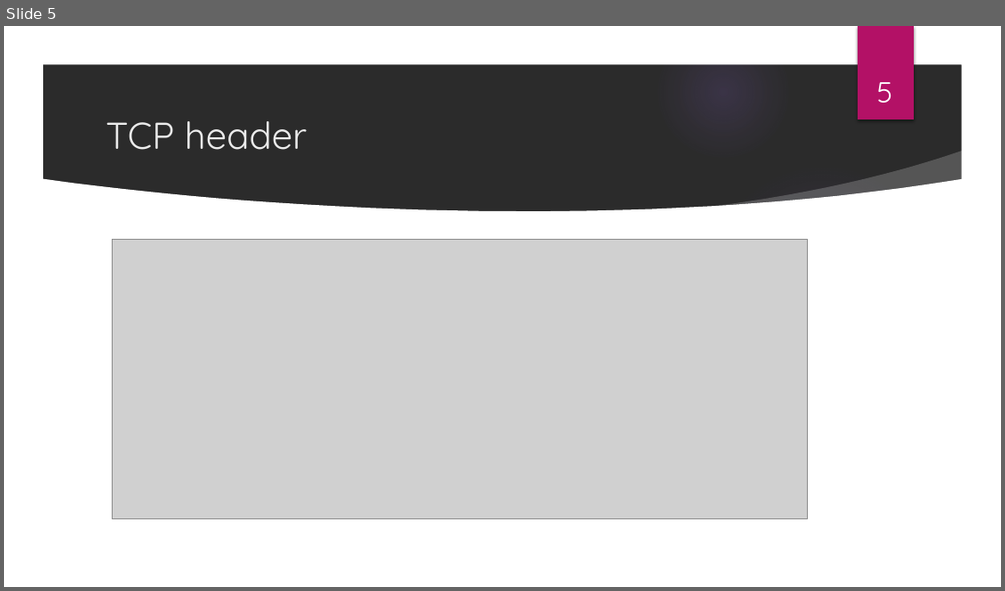
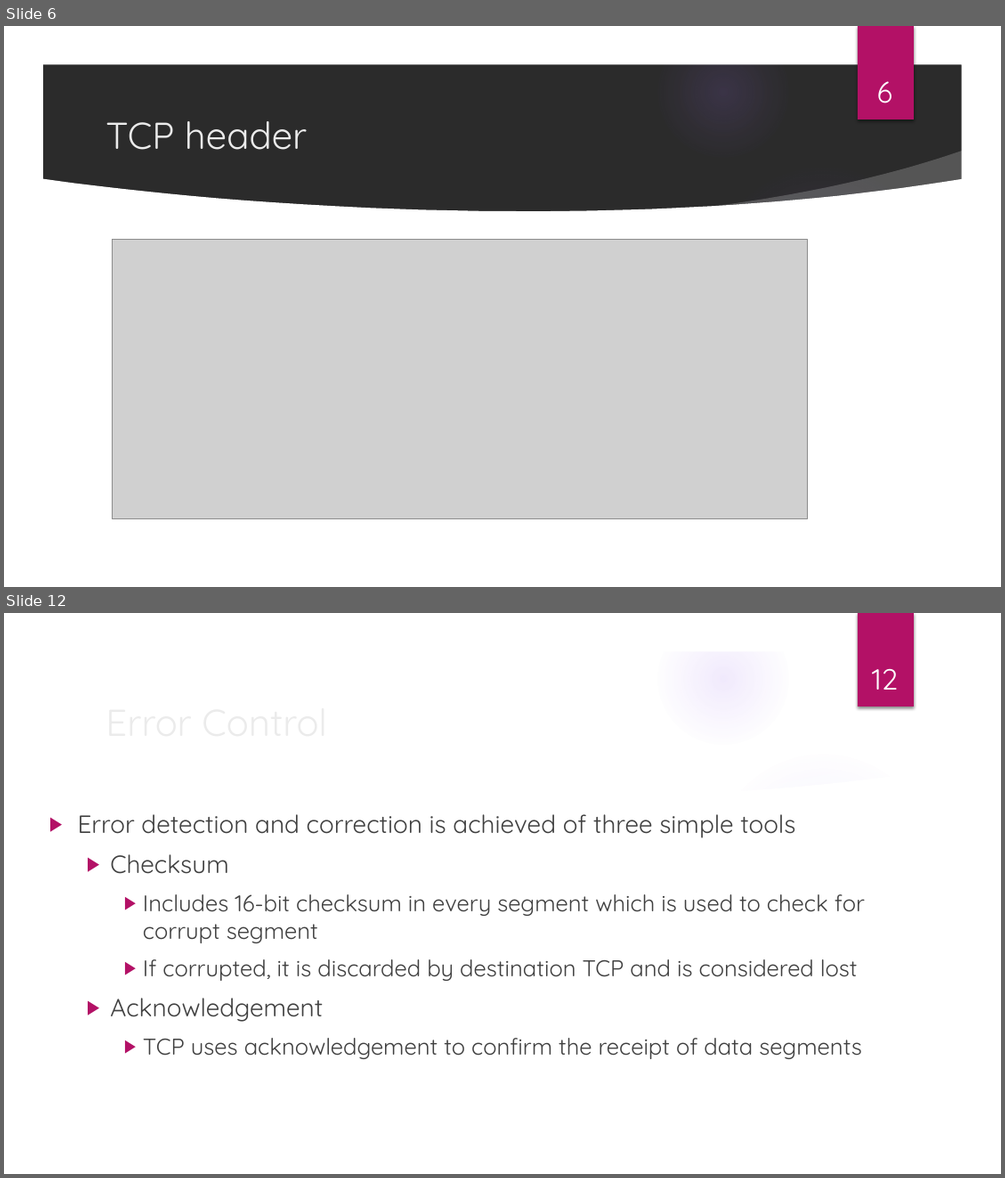
Before and after one commit to aruna02/tcp_presentation, a slide deck: Transmission Control Protocol.pptx. Shown one above the other, each under a label of ours: slide 5 before the commit, slides 6 and 12 after it; the slides between them are not shown. The pictures are 1005x591 and 1005x1178 pixels, drawn with LibreOffice and Linux fonts; fonts in the diff are those of the drawing; grey boxes stand for pictures; background and template pictures are left out; a plain dark background stands for a picture behind light text. Boxes give left, top, right and bottom in pixels: in the first picture for what was removed or moved away, otherwise in the second. Text is boxed around its words. In the diff, an @@ line names an element or a change of style, - is before the commit and + after.

```diff
--- a/Transmission Control Protocol.pptx
+++ b/Transmission Control Protocol.pptx
@@ slide 12 added at [4, 613, 1001, 1174], background picture (left out); not listed: 9 template elements that a slide beside it also shows @@
@@ title added at [98, 692, 815, 750], 36 pt, text #EBEBEB @@
+Error Control
@@ page number added at [872, 669, 898, 690], 28 pt, text #FFFFFF @@
+12
@@ text added at [78, 814, 865, 1059], 22 pt, text #404040 @@
+▶ Error detection and correction is achieved of three simple tools
+  ▶ Checksum
+    ▶ Includes 16-bit checksum in every segment which is used to check for corrupt segment
+    ▶ If corrupted, it is discarded by destination TCP and is considered lost
+  ▶ Acknowledgement
+    ▶ TCP uses acknowledgement to confirm the receipt of data segments
@@ what was slide 5 is now slide 6 @@
@@ page number at [877, 81, 893, 103]: text changed @@
-5
+6
```
Also in this commit, not shown: 4 slides changed, 6 other slides added, 1 slide removed.
